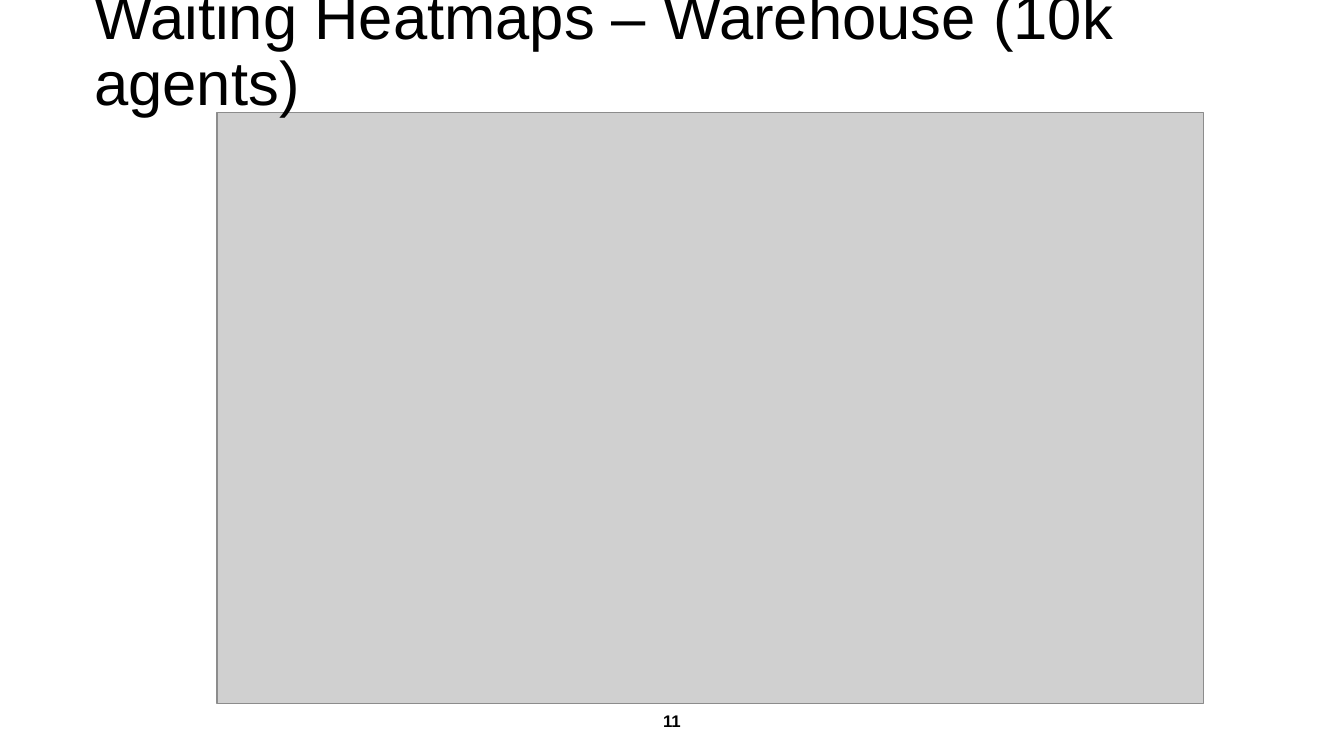
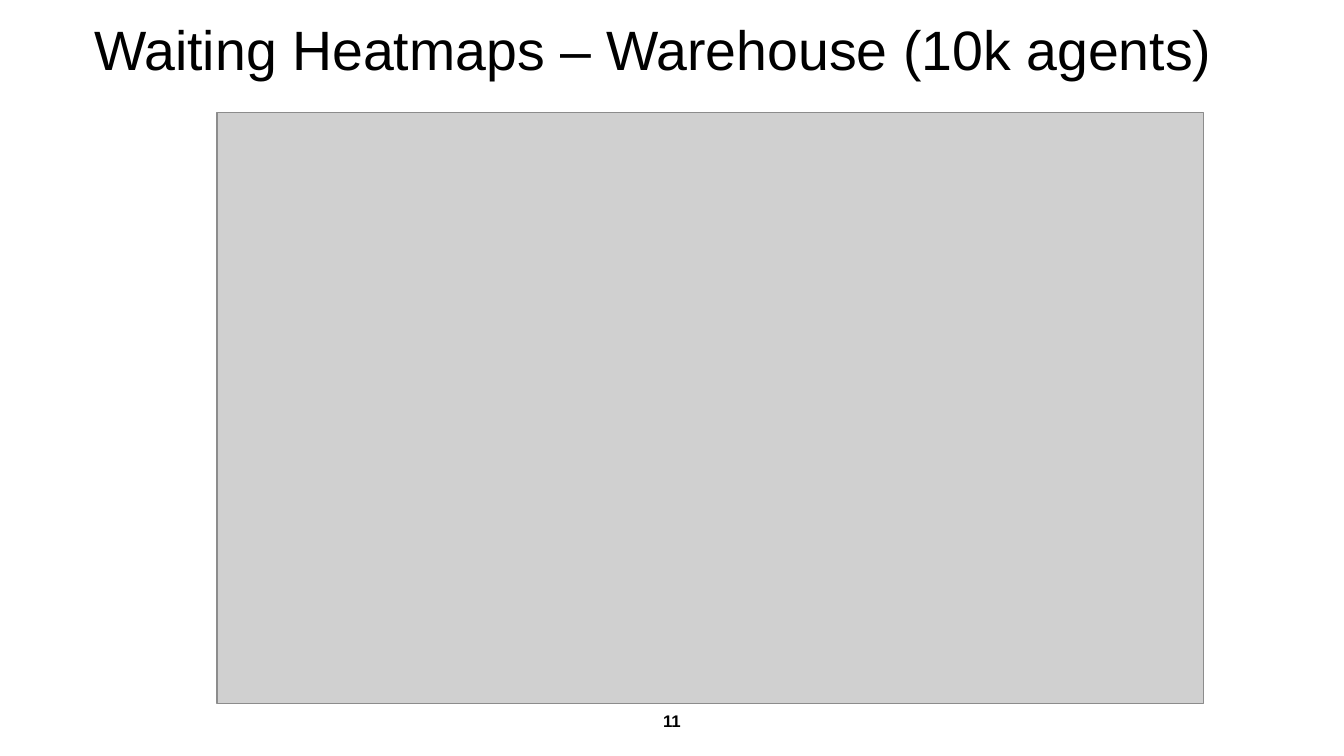
Before and after one commit to ssfc/LORR24, a slide deck: slide 22 of VirtualExpoPresentation.pptx. Drawn at 1344x756 pixels with LibreOffice and Linux fonts; fonts in the diff are those of the drawing; grey boxes stand for pictures. Boxes give left, top, right and bottom in pixels: in the first picture for what was removed or moved away, otherwise in the second. Text is boxed around its words. In the diff, an @@ line names an element or a change of style, - is before the commit and + after.

```diff
--- a/VirtualExpoPresentation.pptx
+++ b/VirtualExpoPresentation.pptx
@@ title "Waiting Heatmaps – Warehouse (10k ..." at (94,29,1211,80): size 44 to 39.6 pt @@
```
Also in this commit, not shown: 1 other slide changed, 1 other file.
